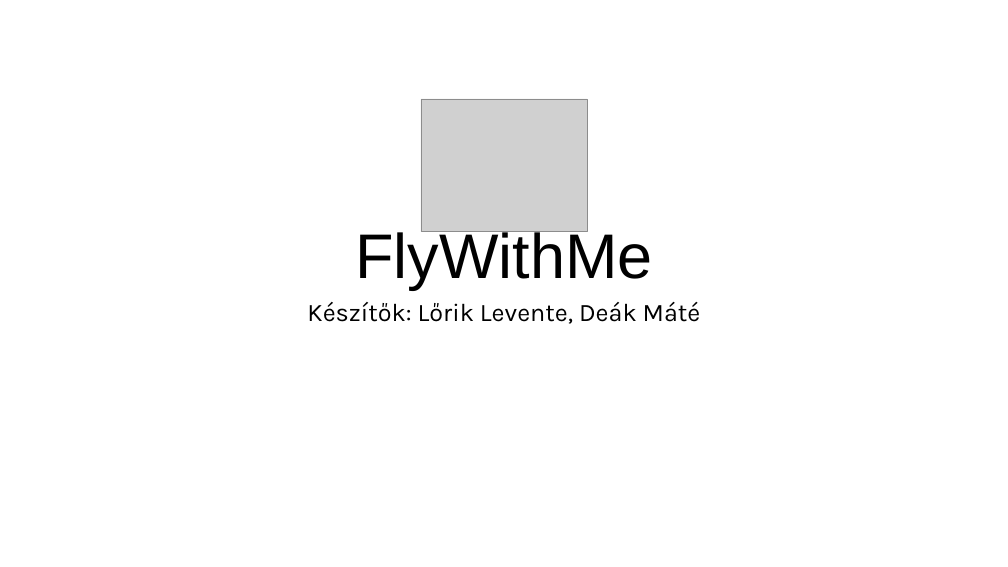
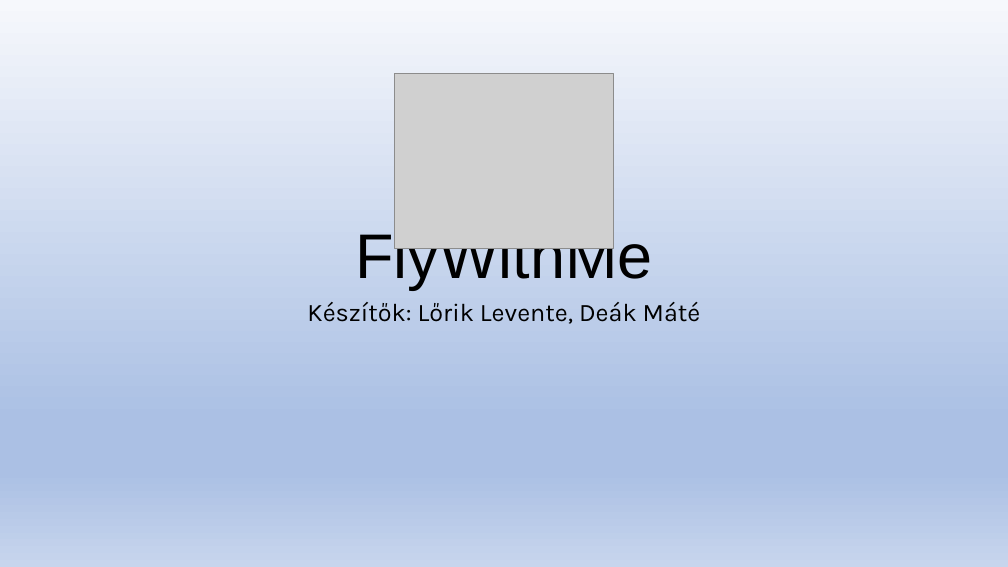
Before and after one commit to Levminer/flywithme, a slide deck: slide 1 of docs/FlyWithMe.pptx. Drawn at 1008x567 pixels with LibreOffice and Linux fonts; fonts in the diff are those of the drawing; grey boxes stand for pictures. Boxes give left, top, right and bottom in pixels: in the first picture for what was removed or moved away, otherwise in the second. Text is boxed around its words. In the diff, an @@ line names an element or a change of style, - is before the commit and + after.

```diff
--- a/docs/FlyWithMe.pptx
+++ b/docs/FlyWithMe.pptx
@@ background #FFFFFF to gradient #F6F8FC to #ABC0E4 to #C7D5ED @@
@@ picture: place and size @@
-picture at (421, 99, 588, 232)
+picture at (395, 73, 614, 249)
```
Also in this commit, not shown: 4 other slides changed, 1 slide added, 1 slide removed.
